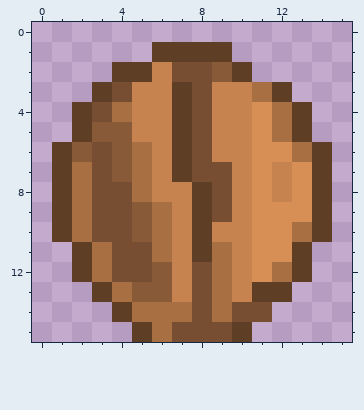
Edited in one commit: pixel-art sprite (Assets/Character/seed_passive.png). Above: the version before the commit.
The file is 16x16 pixels. Colours within 5 levels of each other are drawn and written as one.
The result:
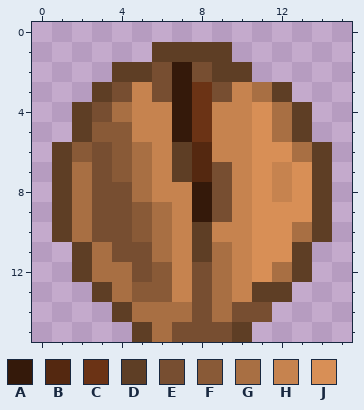
Palette (. is transparent): A #34190a  B #542810  C #6b3315  D #5e3e25  E #774e31  F #895a37  G #a86f43  H #c6834f  J #d88f56
The author wrote: added character emission sprites, and updated passive sprite to reflect emissive map
Edits made:
Changed rows in their new state; - is an unchanged pixel.
first column x 4:
 2 --EA-D
 3 --EACE
 4 ---AC-
 5 ---AC-
 6 ----B-
 7 ----B-
 8 ----A-
 9 ----A-
12 G-----
